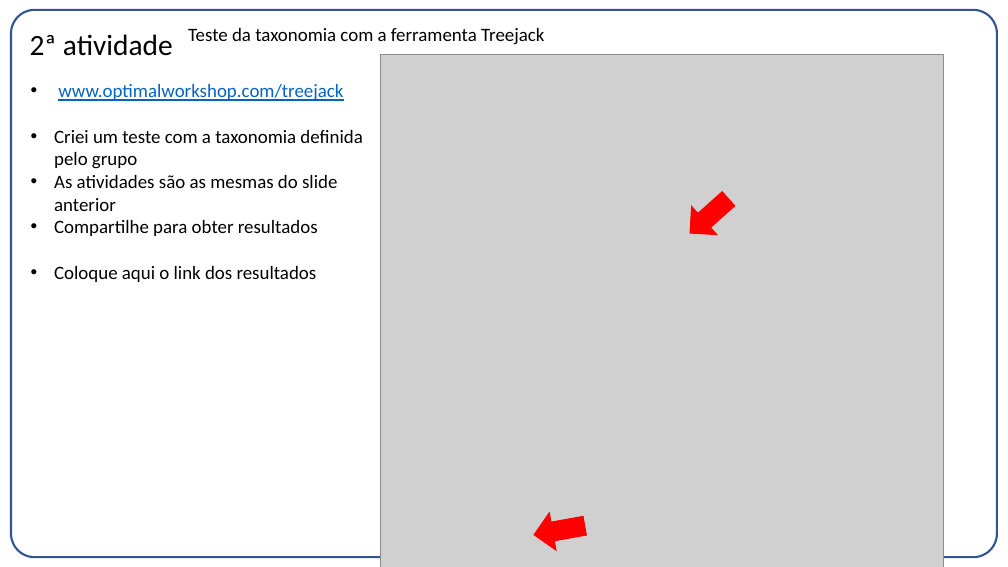
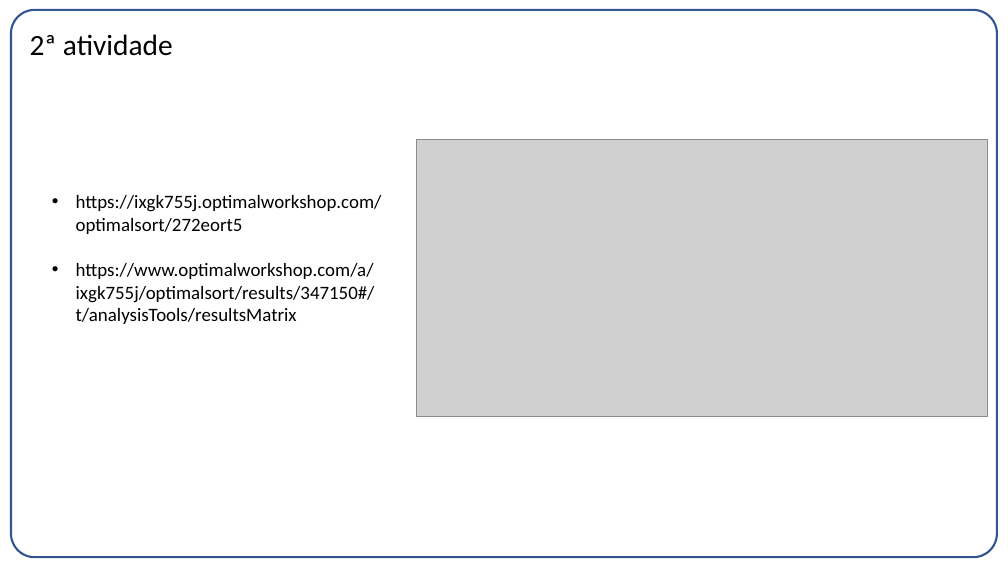
Before and after one commit to pilnikthomas/CDA_P1, a slide deck: slide 7 of Entrega02.pptx. Drawn at 1008x567 pixels with LibreOffice and Linux fonts; fonts in the diff are those of the drawing; grey boxes stand for pictures. Boxes give left, top, right and bottom in pixels: in the first picture for what was removed or moved away, otherwise in the second. Text is boxed around its words. In the diff, an @@ line names an element or a change of style, - is before the commit and + after.

Commit message:
slide final

```diff
--- a/Entrega02.pptx
+++ b/Entrega02.pptx
@@ text "Teste da taxonomia com a ..." rewrapped from (188,28,544,45) to (392,0,1008,264) @@
@@ picture removed at (380,54,943,567) @@
@@ picture added at (417,139,987,417) @@
@@ text at (76,195,382,324): text changed @@
-• www.optimalworkshop.com/treejack
-• Criei um teste com a taxonomia definida pelo grupo
-• As atividades são as mesmas do slide anterior
-• Compartilhe para obter resultados
-• Coloque aqui o link dos resultados
+• https://ixgk755j.optimalworkshop.com/optimalsort/272eort5
+• https://www.optimalworkshop.com/a/ixgk755j/optimalsort/results/347150#/t/analysisTools/resultsMatrix
@@ right arrow removed at (678,185,741,247) @@
@@ right arrow removed at (531,507,588,553) @@
```
